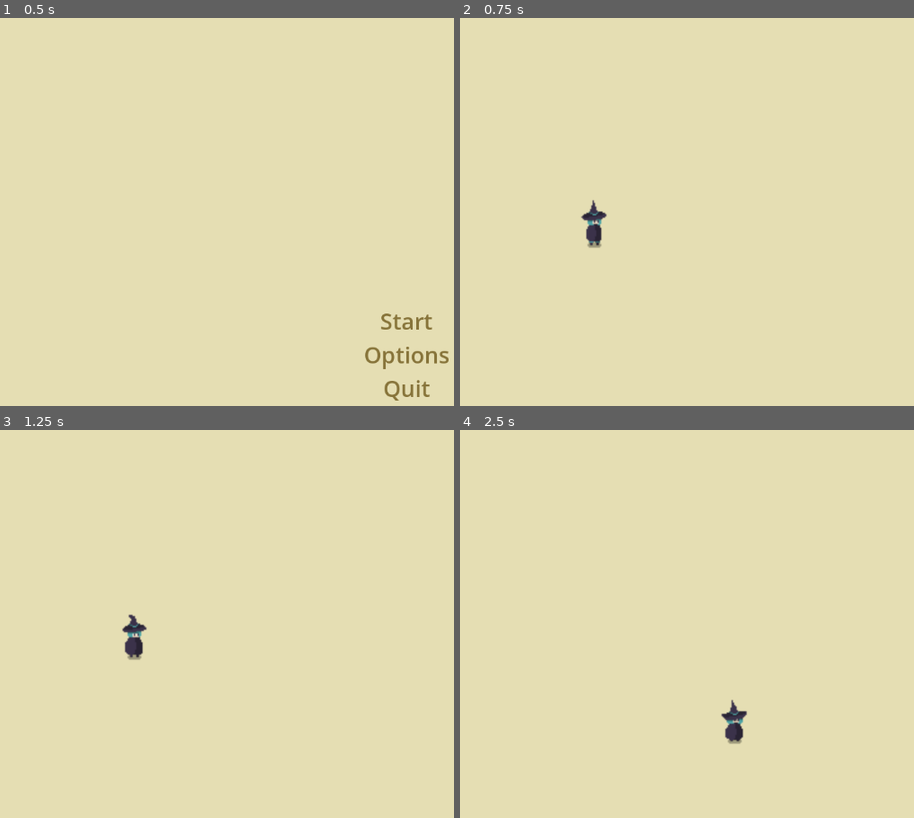
Above: before the commit, frames 1-4 (two rows, left to right).
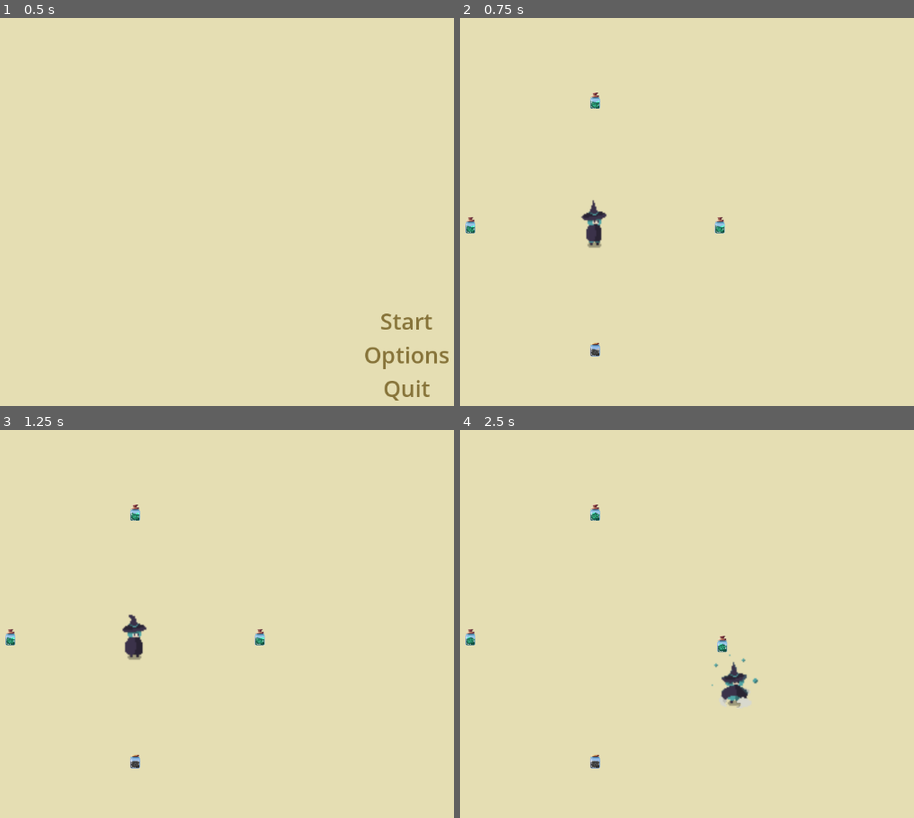
Above: after the commit, the same moments.

Repository: AnthonyDrow21/PSGameJam2024-2
Game: Godot game, scene res://Menus/MainMenu.tscn
Two runs of this game, one before a commit and one after it. Both use one fixed random seed, a clock stepped at 60 frames per second and the inputs below.
Inputs:
- Up to frame 1 (0.5 s): no input
- Up to frame 2 (0.75 s): click "Start" at 0.5 s
- Up to frame 3 (1.25 s): no input
- Up to frame 4 (2.5 s): hold Right (ui_right) 1.28-2.03 s; tap Space (ui_select) at 1.52, 2.27 s; hold Down (ui_down) from 2.03 s (still down)

Frame 1 is identical in both runs. In frame 2, 0.3% of the frame differs, in the area x 1-59%, y 19-88%; in frame 3, 0.3%; in frame 4, 1.2%, in the area x 1-66%, y 19-88%.

Commit message:
Item drop progress
Made ItemDrop animated. Added logic to physics to manage item pickup. Added some code to World so that we spawn a few test items on startup.

Note: none of this is tied into the inventory system yet, we just have the process of moving an item toward the player then removing it from the scene. We'll need to add logic to add items to the player's inventory when they're picked up.

Diff:
--- a/Elements/Item.gd
+++ b/Elements/Item.gd
@@ -13,3 +13,4 @@
 	$iconTextureRect.texture = load(aIconPath)
 	label = aLabel
 	description = aDescription
+	return self
--- a/Elements/ItemDrop.gd
+++ b/Elements/ItemDrop.gd
@@ -2,16 +2,34 @@
 # TODO: Add animation so the item can bobble around all cute n stuff
 extends CharacterBody2D
 
+const acceleration = 460
+const max_speed = 500
+
 var label: String
+var animationName: String
+
+var player = null
+var being_picked_up = false
 
 # Called when the node enters the scene tree for the first time.
 func _ready():
-	pass # Replace with function body.
+	$AnimatedSprite2D.play(animationName)
+
+func _physics_process(delta):
+	if being_picked_up == true:
+		var direction = global_position.direction_to(player.global_position)
+		velocity = velocity.move_toward(direction * max_speed, acceleration * delta)
+		var distance = global_position.distance_to(player.global_position)
+		if distance < 10:
+			queue_free()
+	move_and_slide()
 
 # Call after instantiate
-func with_data(aLabel):
+func with_data(aLabel, aAnimationName):
+	animationName = aAnimationName
 	label = aLabel
+	return self
 
-# Called every frame. 'delta' is the elapsed time since the previous frame.
-func _process(delta):
-	pass
+func pick_up_item(body):
+	player = body
+	being_picked_up = true
--- a/Elements/ItemDrop.tscn
+++ b/Elements/ItemDrop.tscn
@@ -1,18 +1,293 @@
-[gd_scene load_steps=4 format=3 uid="uid://qs724ar8c0wb"]
+[gd_scene load_steps=43 format=3 uid="uid://qs724ar8c0wb"]
 
 [ext_resource type="Script" path="res://Elements/ItemDrop.gd" id="1_rps8g"]
-
-[sub_resource type="PlaceholderTexture2D" id="PlaceholderTexture2D_n3oc4"]
+[ext_resource type="Texture2D" uid="uid://couw2cxhrviu6" path="res://Assets/Items/Potions/Large Jar - TURQUOISE - Spritesheet.png" id="2_570ab"]
+[ext_resource type="Texture2D" uid="uid://mg4mtogglcmy" path="res://Assets/Items/Potions/Classic Jar - BLACK - Spritesheet.png" id="3_nbxx7"]
+
+[sub_resource type="AtlasTexture" id="AtlasTexture_jv5fj"]
+atlas = ExtResource("3_nbxx7")
+region = Rect2(0, 0, 18, 28)
+
+[sub_resource type="AtlasTexture" id="AtlasTexture_huiir"]
+atlas = ExtResource("3_nbxx7")
+region = Rect2(18, 0, 18, 28)
+
+[sub_resource type="AtlasTexture" id="AtlasTexture_3c5ns"]
+atlas = ExtResource("3_nbxx7")
+region = Rect2(36, 0, 18, 28)
+
+[sub_resource type="AtlasTexture" id="AtlasTexture_8ob16"]
+atlas = ExtResource("3_nbxx7")
+region = Rect2(54, 0, 18, 28)
+
+[sub_resource type="AtlasTexture" id="AtlasTexture_ka2nh"]
+atlas = ExtResource("3_nbxx7")
+region = Rect2(72, 0, 18, 28)
+
+[sub_resource type="AtlasTexture" id="AtlasTexture_7alev"]
+atlas = ExtResource("3_nbxx7")
+region = Rect2(90, 0, 18, 28)
+
+[sub_resource type="AtlasTexture" id="AtlasTexture_1gm75"]
+atlas = ExtResource("3_nbxx7")
+region = Rect2(108, 0, 18, 28)
+
+[sub_resource type="AtlasTexture" id="AtlasTexture_x65an"]
+atlas = ExtResource("3_nbxx7")
+region = Rect2(126, 0, 18, 28)
+
+[sub_resource type="AtlasTexture" id="AtlasTexture_plcxn"]
+atlas = ExtResource("3_nbxx7")
+region = Rect2(144, 0, 18, 28)
+
+[sub_resource type="AtlasTexture" id="AtlasTexture_p1rwm"]
+atlas = ExtResource("3_nbxx7")
+region = Rect2(162, 0, 18, 28)
+
+[sub_resource type="AtlasTexture" id="AtlasTexture_em54n"]
+atlas = ExtResource("3_nbxx7")
+region = Rect2(180, 0, 18, 28)
+
+[sub_resource type="AtlasTexture" id="AtlasTexture_w5usg"]
+atlas = ExtResource("3_nbxx7")
+region = Rect2(198, 0, 18, 28)
+
+[sub_resource type="AtlasTexture" id="AtlasTexture_1r6kp"]
+atlas = ExtResource("3_nbxx7")
+region = Rect2(216, 0, 18, 28)
+
+[sub_resource type="AtlasTexture" id="AtlasTexture_6yvbf"]
+atlas = ExtResource("2_570ab")
+region = Rect2(0, 0, 18, 34)
+
+[sub_resource type="AtlasTexture" id="AtlasTexture_63cj7"]
+atlas = ExtResource("2_570ab")
+region = Rect2(18, 0, 18, 34)
+
+[sub_resource type="AtlasTexture" id="AtlasTexture_bh2qp"]
+atlas = ExtResource("2_570ab")
+region = Rect2(36, 0, 18, 34)
+
+[sub_resource type="AtlasTexture" id="AtlasTexture_fply1"]
+atlas = ExtResource("2_570ab")
+region = Rect2(54, 0, 18, 34)
+
+[sub_resource type="AtlasTexture" id="AtlasTexture_7wld1"]
+atlas = ExtResource("2_570ab")
+region = Rect2(72, 0, 18, 34)
+
+[sub_resource type="AtlasTexture" id="AtlasTexture_evnj7"]
+atlas = ExtResource("2_570ab")
+region = Rect2(90, 0, 18, 34)
+
+[sub_resource type="AtlasTexture" id="AtlasTexture_qpdnb"]
+atlas = ExtResource("2_570ab")
+region = Rect2(108, 0, 18, 34)
+
+[sub_resource type="AtlasTexture" id="AtlasTexture_lnmnm"]
+atlas = ExtResource("2_570ab")
+region = Rect2(126, 0, 18, 34)
+
+[sub_resource type="AtlasTexture" id="AtlasTexture_oxuii"]
+atlas = ExtResource("2_570ab")
+region = Rect2(144, 0, 18, 34)
+
+[sub_resource type="AtlasTexture" id="AtlasTexture_bx03o"]
+atlas = ExtResource("2_570ab")
+region = Rect2(162, 0, 18, 34)
+
+[sub_resource type="AtlasTexture" id="AtlasTexture_couwi"]
+atlas = ExtResource("2_570ab")
+region = Rect2(180, 0, 18, 34)
+
+[sub_resource type="AtlasTexture" id="AtlasTexture_ug276"]
+atlas = ExtResource("2_570ab")
+region = Rect2(198, 0, 18, 34)
+
+[sub_resource type="AtlasTexture" id="AtlasTexture_lot4p"]
+atlas = ExtResource("2_570ab")
+region = Rect2(216, 0, 18, 34)
+
+[sub_resource type="AtlasTexture" id="AtlasTexture_lfrtk"]
+atlas = ExtResource("2_570ab")
+region = Rect2(234, 0, 18, 34)
+
+[sub_resource type="AtlasTexture" id="AtlasTexture_gd7oj"]
+atlas = ExtResource("2_570ab")
+region = Rect2(252, 0, 18, 34)
+
+[sub_resource type="AtlasTexture" id="AtlasTexture_4ljpd"]
+atlas = ExtResource("2_570ab")
+region = Rect2(270, 0, 18, 34)
+
+[sub_resource type="AtlasTexture" id="AtlasTexture_u1w0e"]
+atlas = ExtResource("2_570ab")
+region = Rect2(288, 0, 18, 34)
+
+[sub_resource type="AtlasTexture" id="AtlasTexture_l7b2y"]
+atlas = ExtResource("2_570ab")
+region = Rect2(306, 0, 18, 34)
+
+[sub_resource type="AtlasTexture" id="AtlasTexture_u2468"]
+atlas = ExtResource("2_570ab")
+region = Rect2(324, 0, 18, 34)
+
+[sub_resource type="AtlasTexture" id="AtlasTexture_g6s8d"]
+atlas = ExtResource("2_570ab")
+region = Rect2(342, 0, 18, 34)
+
+[sub_resource type="AtlasTexture" id="AtlasTexture_a1tdx"]
+atlas = ExtResource("2_570ab")
+region = Rect2(360, 0, 18, 34)
+
+[sub_resource type="AtlasTexture" id="AtlasTexture_gsx6w"]
+atlas = ExtResource("2_570ab")
+region = Rect2(378, 0, 18, 34)
+
+[sub_resource type="AtlasTexture" id="AtlasTexture_ldfhs"]
+atlas = ExtResource("2_570ab")
+region = Rect2(396, 0, 18, 34)
+
+[sub_resource type="AtlasTexture" id="AtlasTexture_te8o0"]
+atlas = ExtResource("2_570ab")
+region = Rect2(414, 0, 18, 34)
+
+[sub_resource type="SpriteFrames" id="SpriteFrames_ip55x"]
+animations = [{
+"frames": [{
+"duration": 1.0,
+"texture": SubResource("AtlasTexture_jv5fj")
+}, {
+"duration": 1.0,
+"texture": SubResource("AtlasTexture_huiir")
+}, {
+"duration": 1.0,
+"texture": SubResource("AtlasTexture_3c5ns")
+}, {
+"duration": 1.0,
+"texture": SubResource("AtlasTexture_8ob16")
+}, {
+"duration": 1.0,
+"texture": SubResource("AtlasTexture_ka2nh")
+}, {
+"duration": 1.0,
+"texture": SubResource("AtlasTexture_7alev")
+}, {
+"duration": 1.0,
+"texture": SubResource("AtlasTexture_1gm75")
+}, {
+"duration": 1.0,
+"texture": SubResource("AtlasTexture_x65an")
+}, {
+"duration": 1.0,
+"texture": SubResource("AtlasTexture_plcxn")
+}, {
+"duration": 1.0,
+"texture": SubResource("AtlasTexture_p1rwm")
+}, {
+"duration": 1.0,
+"texture": SubResource("AtlasTexture_em54n")
+}, {
+"duration": 1.0,
+"texture": SubResource("AtlasTexture_w5usg")
+}, {
+"duration": 1.0,
+"texture": SubResource("AtlasTexture_1r6kp")
+}],
+"loop": true,
+"name": &"black",
+"speed": 5.0
+}, {
+"frames": [{
+"duration": 1.0,
+"texture": SubResource("AtlasTexture_6yvbf")
+}, {
+"duration": 1.0,
+"texture": SubResource("AtlasTexture_63cj7")
+}, {
+"duration": 1.0,
+"texture": SubResource("AtlasTexture_bh2qp")
+}, {
+"duration": 1.0,
+"texture": SubResource("AtlasTexture_fply1")
+}, {
+"duration": 1.0,
+"texture": SubResource("AtlasTexture_7wld1")
+}, {
+"duration": 1.0,
+"texture": SubResource("AtlasTexture_evnj7")
+}, {
+"duration": 1.0,
+"texture": SubResource("AtlasTexture_qpdnb")
+}, {
+"duration": 1.0,
+"texture": SubResource("AtlasTexture_lnmnm")
+}, {
+"duration": 1.0,
+"texture": SubResource("AtlasTexture_oxuii")
+}, {
+"duration": 1.0,
+"texture": SubResource("AtlasTexture_bx03o")
+}, {
+"duration": 1.0,
+"texture": SubResource("AtlasTexture_couwi")
+}, {
+"duration": 1.0,
+"texture": SubResource("AtlasTexture_ug276")
+}, {
+"duration": 1.0,
+"texture": SubResource("AtlasTexture_lot4p")
+}, {
+"duration": 1.0,
+"texture": SubResource("AtlasTexture_lfrtk")
+}, {
+"duration": 1.0,
+"texture": SubResource("AtlasTexture_gd7oj")
+}, {
+"duration": 1.0,
+"texture": SubResource("AtlasTexture_4ljpd")
+}, {
+"duration": 1.0,
+"texture": SubResource("AtlasTexture_u1w0e")
+}, {
+"duration": 1.0,
+"texture": SubResource("AtlasTexture_l7b2y")
+}, {
+"duration": 1.0,
+"texture": SubResource("AtlasTexture_u2468")
+}, {
+"duration": 1.0,
+"texture": SubResource("AtlasTexture_g6s8d")
+}, {
+"duration": 1.0,
+"texture": SubResource("AtlasTexture_a1tdx")
+}, {
+"duration": 1.0,
+"texture": SubResource("AtlasTexture_gsx6w")
+}, {
+"duration": 1.0,
+"texture": SubResource("AtlasTexture_ldfhs")
+}, {
+"duration": 1.0,
+"texture": SubResource("AtlasTexture_te8o0")
+}],
+"loop": true,
+"name": &"green",
+"speed": 5.0
+}]
 
 [sub_resource type="RectangleShape2D" id="RectangleShape2D_5k4qh"]
+size = Vector2(18, 42)
 
 [node name="ItemDrop" type="CharacterBody2D"]
 collision_layer = 4
 collision_mask = 0
 script = ExtResource("1_rps8g")
 
-[node name="Sprite2D" type="Sprite2D" parent="."]
-texture = SubResource("PlaceholderTexture2D_n3oc4")
+[node name="AnimatedSprite2D" type="AnimatedSprite2D" parent="."]
+scale = Vector2(0.894356, 0.782822)
+sprite_frames = SubResource("SpriteFrames_ip55x")
+animation = &"black"
 
 [node name="CollisionShape2D" type="CollisionShape2D" parent="."]
 shape = SubResource("RectangleShape2D_5k4qh")
--- a/World.gd
+++ b/World.gd
@@ -1,11 +1,12 @@
 extends Control
+
+var ItemDrop = preload("res://Elements/ItemDrop.tscn")
 
 var paused = false
 
 # Called when the node enters the scene tree for the first time.
 func _ready():
-	pass # Replace with function body.
-
+	test_spawn_items()
 
 # Called every frame. 'delta' is the elapsed time since the previous frame.
 func _process(delta):
@@ -22,3 +23,27 @@
 
 func on_restart():
 	print("UNIMPLEMNTED: User requested game restart")
+
+# test spawning in some items
+func test_spawn_items():
+	const offset = 200
+	# we could be more clever about this, but just testing for now
+	var item1 = ItemDrop.instantiate().with_data("potion_green", "green")
+	get_tree().current_scene.add_child(item1)
+	item1.position.x = $Player.position.x + offset
+	item1.position.y = $Player.position.y
+
+	var item2 = ItemDrop.instantiate().with_data("potion_black", "black")
+	get_tree().current_scene.add_child(item2)
+	item2.position.x = $Player.position.x
+	item2.position.y = $Player.position.y + offset
+
+	var item3 = ItemDrop.instantiate().with_data("potion_green", "green")
+	get_tree().current_scene.add_child(item3)
+	item3.position.x = $Player.position.x - offset
+	item3.position.y = $Player.position.y
+
+	var item4 = ItemDrop.instantiate().with_data("potion_black", "green")
+	get_tree().current_scene.add_child(item4)
+	item4.position.x = $Player.position.x
+	item4.position.y = $Player.position.y - offset
--- a/project.godot
+++ b/project.godot
@@ -66,6 +66,6 @@
 
 [layer_names]
 
-2d_physics/layer_1="Player"
-2d_physics/layer_2="World"
-2d_physics/layer_3="ItemDrop"
+2d_physics/layer_1="World"
+2d_physics/layer_2="ItemDrop"
+2d_physics/layer_3="Player"
